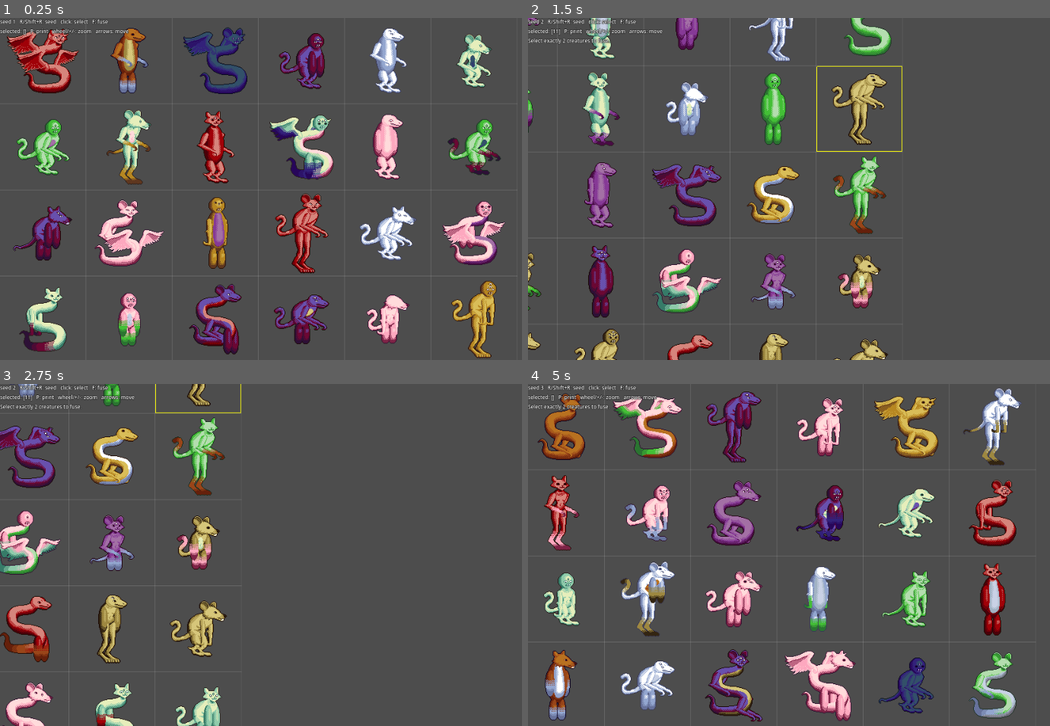
Above: before the commit, frames 1-4 (two rows, left to right).
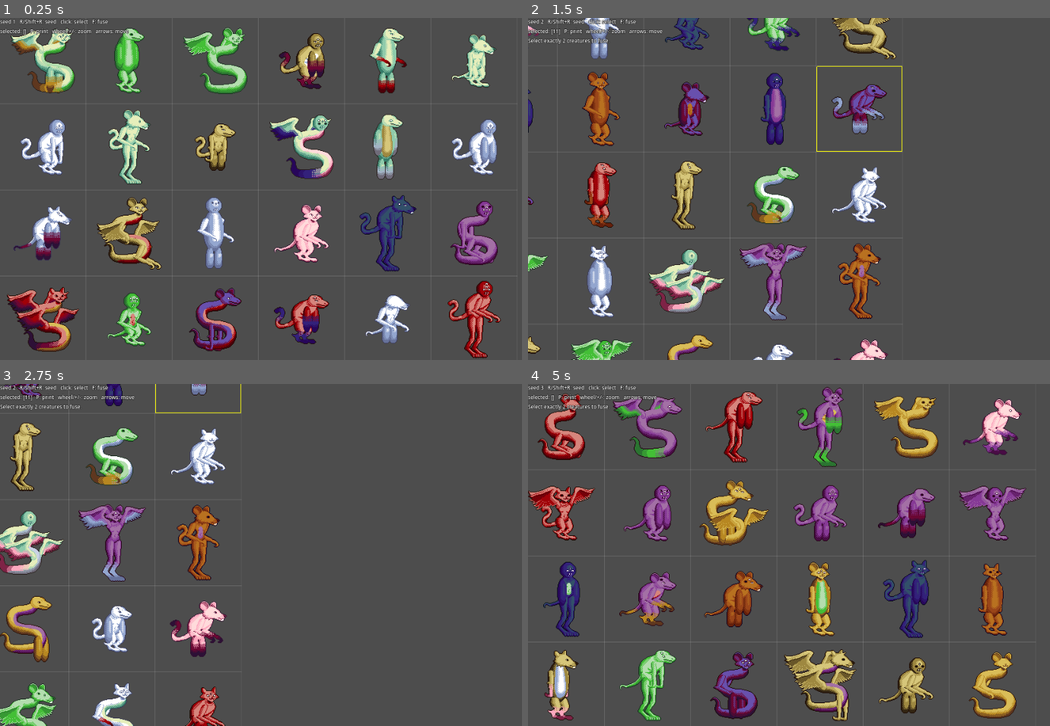
Above: after the commit, the same moments.

Repository: KT0mi/creature_feature_test
Game: Godot game, scene res://debug/creature_lab.tscn
The game is run twice, just before and just after one commit, with the same random seed, the same clock (stepped at 60 frames per second) and the same inputs.
Inputs (mouse positions are in pixels of both pictures, inside the frame that each line leads up to):
- Up to frame 1 (0.25 s): no input
- Up to frame 2 (1.5 s): tap Enter at 0.5 s; move the mouse to (966, 171) at 0.52 s; hold Right 0.53-1.28 s; tap R at 0.6 s; click (966, 171) at 0.67 s; move the mouse to (710, 206) at 1.27 s; hold Down from 1.28 s (still down); tap F at 1.35 s
- Up to frame 3 (2.75 s): move the mouse to (365, 479) at 2.02 s; release Down at 2.03 s; hold Right from 2.03 s (still down); tap P at 2.1 s
- Up to frame 4 (5 s): move the mouse to (799, 623) at 2.77 s; release Right at 2.78 s; hold Up 2.78-3.53 s; tap R at 2.85 s; click (799, 623) at 2.92 s; move the mouse to (1013, 606) at 3.52 s; hold Left from 3.53 s (still down); tap F at 3.6 s; move the mouse to (648, 503) at 4.27 s; tap P at 4.35 s

The runs differ from the first frame. In frame 1, 22% of the frame differs, in the area x 1-97%, y 2-100%; in frame 2, 16%; in frame 3, 11%; in frame 4, 23%, in the area x 0-96%, y 0-99%.

Commit message:
Added new type wheighting when deciding part type on socket generation;

Diff:
--- a/core/creature_generator.gd
+++ b/core/creature_generator.gd
@@ -78,10 +78,10 @@
 		# later changes as few existing seeds as possible.
 		if rng.randf() >= socket.chance:
 			continue
-		var candidates: Array[PartDef] = registry.candidates_for(socket)
-		if candidates.is_empty():
-			continue
-		node.children[socket.name] = grow(_weighted_pick(candidates), depth + 1)
+		var picked := _pick_for_socket(socket)
+		if picked == null:
+			continue
+		node.children[socket.name] = grow(picked, depth + 1)
 	return node
 
 
@@ -185,9 +185,9 @@
 			# Neither parent has anything for this socket: occasionally grow
 			# something new (this is one way new traits appear).
 			if rng.randf() < socket.chance * MUTATION_FILL:
-				var candidates: Array[PartDef] = registry.candidates_for(socket)
-				if not candidates.is_empty():
-					node.children[socket.name] = grow(_weighted_pick(candidates), depth + 1)
+				var picked := _pick_for_socket(socket)
+				if picked != null:
+					node.children[socket.name] = grow(picked, depth + 1)
 			continue
 		if donors.size() >= 2 and rng.randf() < 0.5:
 			# Mix inside: e.g. arm from A, hand from B, claws from either.
@@ -216,15 +216,47 @@
 		if socket.copy_from != &"":
 			continue  # handled by _refresh_copies below
 		if rng.randf() < MUTATION_REGROW:
-			var candidates: Array[PartDef] = registry.candidates_for(socket)
-			if not candidates.is_empty():
-				node.children[socket.name] = grow(_weighted_pick(candidates), depth + 1)
+			var picked := _pick_for_socket(socket)
+			if picked != null:
+				node.children[socket.name] = grow(picked, depth + 1)
 				continue
 		mutate(node.children[socket.name], depth + 1)
 	_refresh_copies(node)
 
 
 # ------------------------------------------------------------------- helpers
+
+## Picks a NEW part for `socket`, in two steps:
+##   1. a type, by the socket's type_weights (only among accepted types
+##      that have at least one part fitting the socket, so a type with no
+##      parts yet never "wastes" a pick);
+##   2. a part of that type, by the parts' own `weight`.
+## Returns null if nothing fits.
+func _pick_for_socket(socket: PartSocket) -> PartDef:
+	var candidates: Array[PartDef] = registry.candidates_for(socket)
+	if candidates.is_empty():
+		return null
+	# Group candidates by type, in accepts_type order (deterministic).
+	var types: Array[StringName] = []
+	var by_type := {}
+	for part in candidates:
+		if not by_type.has(part.type):
+			types.append(part.type)
+			by_type[part.type] = []
+		by_type[part.type].append(part)
+	var total := 0.0
+	for t in types:
+		total += socket.type_weight(t)
+	var chosen: StringName = types[0]
+	if types.size() > 1 and total > 0.0:
+		var r := rng.randf() * total
+		chosen = types[-1]  # floating point safety net
+		for t in types:
+			r -= socket.type_weight(t)
+			if r < 0.0:
+				chosen = t
+				break
+	return _weighted_pick(by_type[chosen])
 
 ## Picks one item from `options` with probability proportional to its
 ## `weight` property.
--- a/core/part_registry.gd
+++ b/core/part_registry.gd
@@ -149,6 +149,14 @@
 			push_warning("%s: socket '%s' has use_counterpart but no copy_from; it does nothing."
 				% [where, socket_name])
 
+		for t in socket.type_weights:
+			if not socket.accepts_type.has(t):
+				push_warning("%s: socket %s has a type weight for %s, which it doesn't accept."
+				% [where, socket_name, t])
+			elif  socket.type_weights[t] < 0.0:
+				push_error("%s: socket '%s' has a negative weight for '%s'."
+					% [where, socket_name, t])
+
 		for other in socket.requires:
 			if not earlier.has(StringName(other)):
 				push_error("%s: socket '%s' requires '%s', which must be a socket listed above it."
--- a/core/part_socket.gd
+++ b/core/part_socket.gd
@@ -12,6 +12,12 @@
 
 ## Only parts whose PartDef.type equals this can be plugged in here.
 @export var accepts_type: PackedStringArray
+
+##Optional weights for picking which type of part the part to be chosen
+##for this socket is.
+##When any part is not included here, it counts as weight = 1.0
+##Parts inherited from fusion ignore this.
+@export var type_weights: Dictionary[StringName, float] = {}
 
 ## The child part must have ALL of these tags (optional).
 @export var required_tags: PackedStringArray
@@ -66,6 +72,8 @@
 ## on creatures without the normal pair.
 @export var excludes: PackedStringArray
 
+func type_weight(type: StringName) -> float:
+	return maxf(type_weights.get(type, 1.0), 0.0)
 
 ## True if `part` is allowed to be plugged into this socket.
 func accepts(part: PartDef) -> bool:
--- a/creatures/parts/torso/torso_catfolk/torso_catfolk.tres
+++ b/creatures/parts/torso/torso_catfolk/torso_catfolk.tres
@@ -14,7 +14,11 @@
 [sub_resource type="Resource" id="Resource_47vui"]
 script = ExtResource("2_xebp5")
 name = &"arm_near"
-accepts_type = PackedStringArray("arm")
+accepts_type = PackedStringArray("arm", "wing")
+type_weights = Dictionary[StringName, float]({
+&"wing": 0.05
+})
+forbidden_tags = PackedStringArray("far")
 positions = Array[Vector2i]([Vector2i(3, 8)])
 z_offset = 2
 metadata/_custom_type_script = "uid://bfh2awx2qd881"
@@ -22,7 +26,11 @@
 [sub_resource type="Resource" id="Resource_igikq"]
 script = ExtResource("2_xebp5")
 name = &"arm_far"
-accepts_type = PackedStringArray("arm")
+accepts_type = PackedStringArray("arm", "wing")
+type_weights = Dictionary[StringName, float]({
+&"wing": 0.05
+})
+forbidden_tags = PackedStringArray("near")
 positions = Array[Vector2i]([Vector2i(23, 8)])
 z_offset = -2
 copy_from = &"arm_near"
--- a/creatures/parts/torso/torso_circle_biped/torso_circle_biped.tres
+++ b/creatures/parts/torso/torso_circle_biped/torso_circle_biped.tres
@@ -14,14 +14,22 @@
 [sub_resource type="Resource" id="Resource_hpepo"]
 script = ExtResource("2_yibko")
 name = &"arm_near"
-accepts_type = PackedStringArray("arm")
+accepts_type = PackedStringArray("arm", "wing")
+type_weights = Dictionary[StringName, float]({
+&"wing": 0.05
+})
+forbidden_tags = PackedStringArray("far")
 positions = Array[Vector2i]([Vector2i(5, 16)])
 metadata/_custom_type_script = "uid://bfh2awx2qd881"
 
 [sub_resource type="Resource" id="Resource_xr65w"]
 script = ExtResource("2_yibko")
 name = &"arm_far"
-accepts_type = PackedStringArray("arm")
+accepts_type = PackedStringArray("arm", "wing")
+type_weights = Dictionary[StringName, float]({
+&"wing": 0.05
+})
+forbidden_tags = PackedStringArray("near")
 positions = Array[Vector2i]([Vector2i(29, 16)])
 z_offset = -1
 copy_from = &"arm_near"
--- a/creatures/parts/torso/torso_ratfolk/torso_ratfolk.tres
+++ b/creatures/parts/torso/torso_ratfolk/torso_ratfolk.tres
@@ -14,7 +14,11 @@
 [sub_resource type="Resource" id="Resource_7ylyn"]
 script = ExtResource("2_r0qcj")
 name = &"arm_near"
-accepts_type = PackedStringArray("arm")
+accepts_type = PackedStringArray("arm", "wing")
+type_weights = Dictionary[StringName, float]({
+&"wing": 0.05
+})
+forbidden_tags = PackedStringArray("far")
 positions = Array[Vector2i]([Vector2i(24, 12)])
 z_offset = 2
 metadata/_custom_type_script = "uid://bfh2awx2qd881"
@@ -22,7 +26,11 @@
 [sub_resource type="Resource" id="Resource_st8qu"]
 script = ExtResource("2_r0qcj")
 name = &"arm_far"
-accepts_type = PackedStringArray("arm")
+accepts_type = PackedStringArray("arm", "wing")
+type_weights = Dictionary[StringName, float]({
+&"wing": 0.05
+})
+forbidden_tags = PackedStringArray("near")
 positions = Array[Vector2i]([Vector2i(36, 12)])
 z_offset = -2
 copy_from = &"arm_near"
Binary file changed: creatures/parts/wing/wing_amphitere_far/patterns/point_coloration.png
Binary file changed: creatures/parts/wing/wing_amphitere_near/patterns/point_coloration.png
